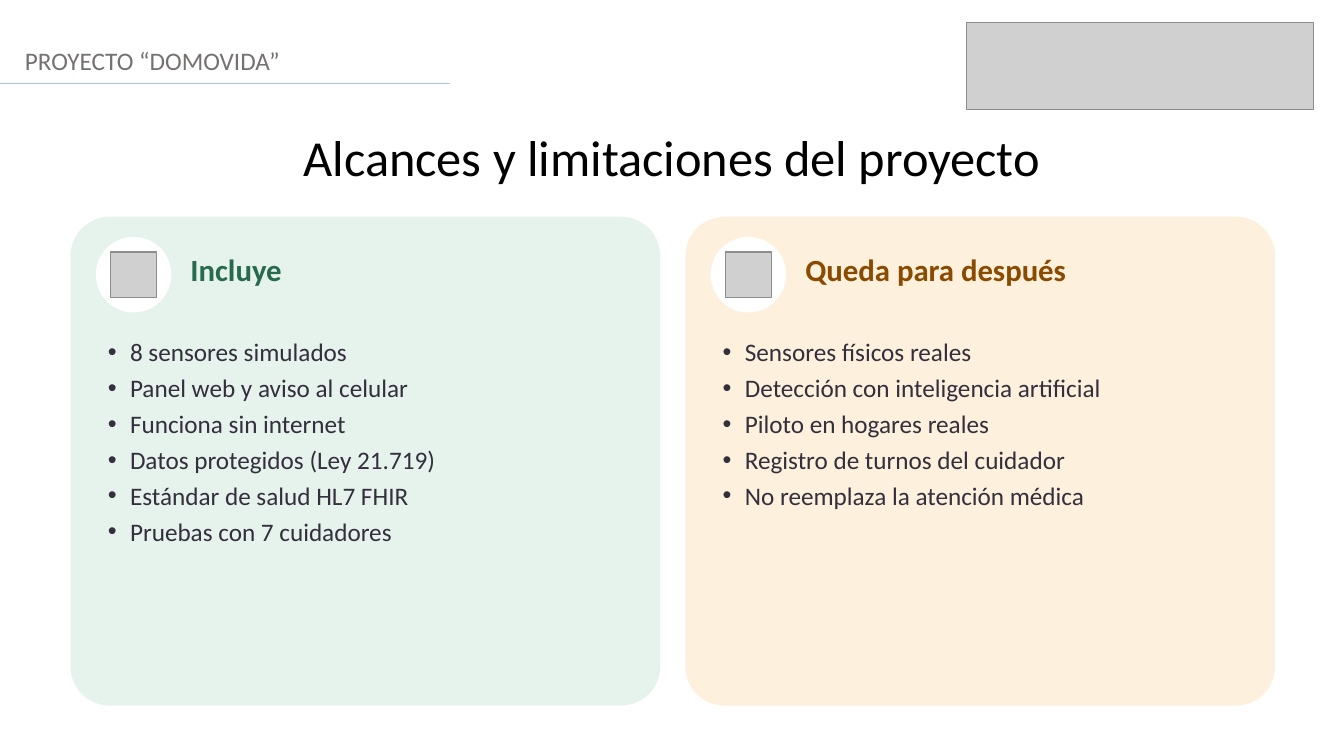
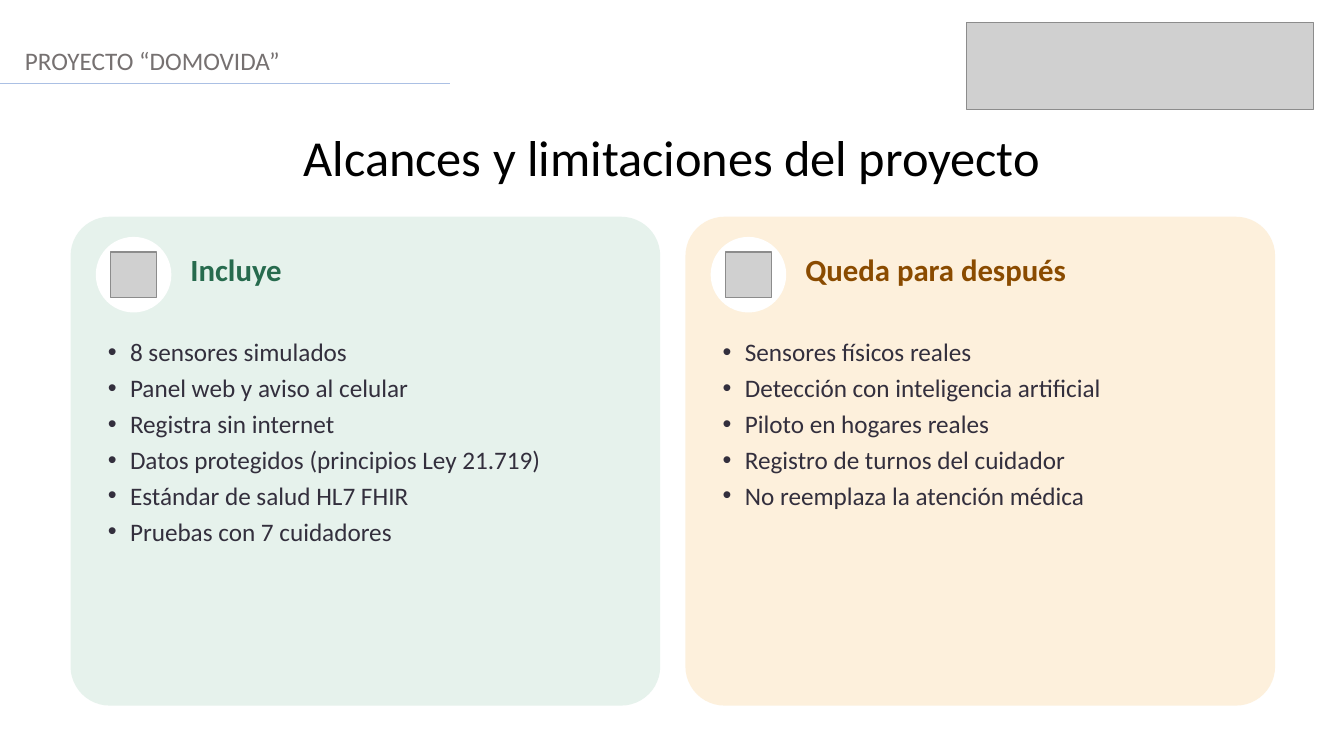
Before and after one commit to AndresVergara74/domovida-backend, a slide deck: slide 6 of docs/fase2/evidencias_proyecto/presentacion/VERGARA_ANDRES_Presentacion_Proyecto_APT_DomoVida.pptx. Drawn at 1344x756 pixels with LibreOffice and Linux fonts; fonts in the diff are those of the drawing; grey boxes stand for pictures. Boxes give left, top, right and bottom in pixels: in the first picture for what was removed or moved away, otherwise in the second. Text is boxed around its words. In the diff, an @@ line names an element or a change of style, - is before the commit and + after.

Commit message:
docs: correcciones de la auditoria (54 ms, sin internet, Ley 21.719, fecha de entrega)

```diff
--- a/docs/fase2/evidencias_proyecto/presentacion/VERGARA_ANDRES_Presentacion_Proyecto_APT_DomoVida.pptx
+++ b/docs/fase2/evidencias_proyecto/presentacion/VERGARA_ANDRES_Presentacion_Proyecto_APT_DomoVida.pptx
@@ text at [130,415,540,474]: text changed @@
-• Funciona sin internet
-• Datos protegidos (Ley 21.719)
+• Registra sin internet
+• Datos protegidos (principios Ley 21.719)
```
Also in this commit, not shown: 4 other slides changed, 4 other files.
